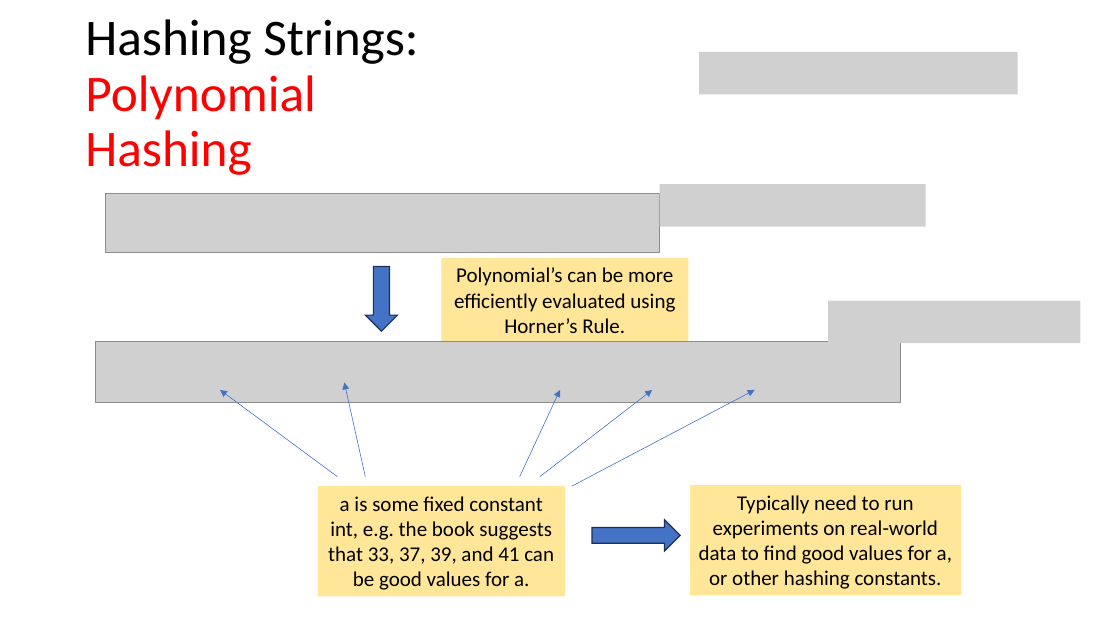
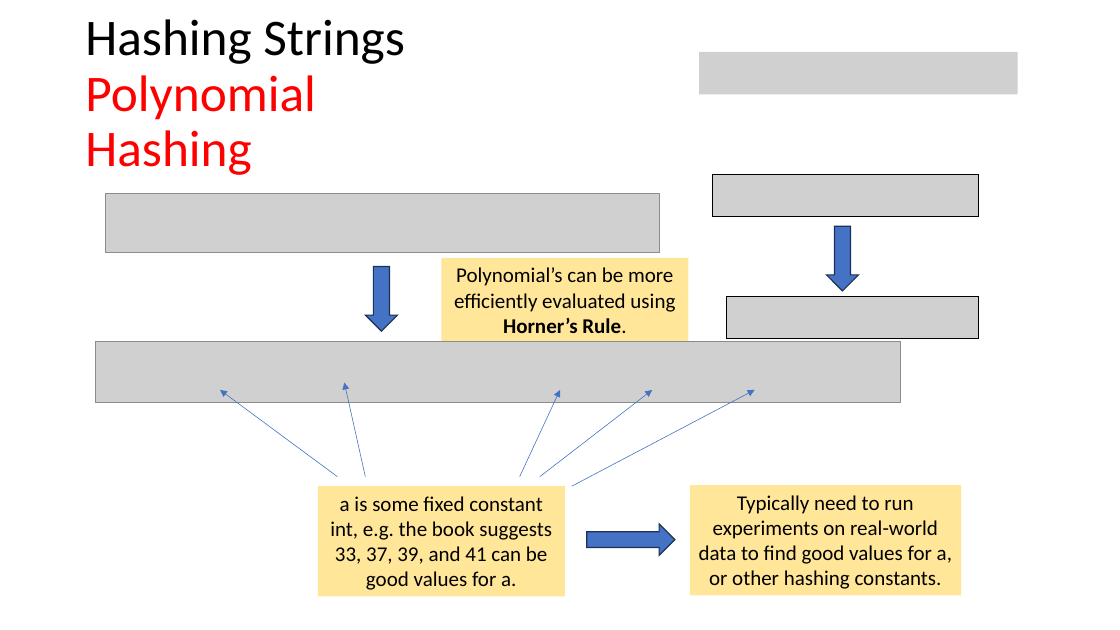
Before and after one commit to tjd1234/cmpt225summer2023, a slide deck: slide 37 of lecture_notes/week8/week8_maps_and_hashing.pptx (slide 36 before the commit). Drawn at 1120x630 pixels with LibreOffice and Linux fonts; fonts in the diff are those of the drawing; grey boxes stand for pictures. Boxes give left, top, right and bottom in pixels: in the first picture for what was removed or moved away, otherwise in the second. Text is boxed around its words. In the diff, an @@ line names an element or a change of style, - is before the commit and + after.

```diff
--- a/lecture_notes/week8/week8_maps_and_hashing.pptx
+++ b/lecture_notes/week8/week8_maps_and_hashing.pptx
@@ title at (85,19,404,175): text changed @@
-Hashing Strings: Polynomial Hashing
+Hashing Strings Polynomial Hashing
@@ picture: place and size @@
-picture at (660,184,926,226)
+picture at (712,174,979,216)
@@ down arrow added at (827,226,859,291), fill #4472C4, outline #1E3256 1 pt @@
@@ rectangle "Polynomial’s can be more efficiently ..." at (441,258,688,343): bold on in "Horner’s Rule." @@
@@ picture: place and size @@
-picture at (828,301,1081,343)
+picture at (727,297,979,339)
@@ text in rectangle at (330,496,552,590): text changed @@
-a is some fixed constant int, e.g. the book suggests that 33, 37, 39, and 41 can be good values for a.
+a is some fixed constant int, e.g. the book suggests 33, 37, 39, and 41 can be good values for a.
@@ right arrow: place and size @@
-right arrow at (592,520,681,551)
+right arrow at (587,524,676,555)
```
Also in this commit, not shown: 22 other slides changed, 1 slide added, 2 other files.
